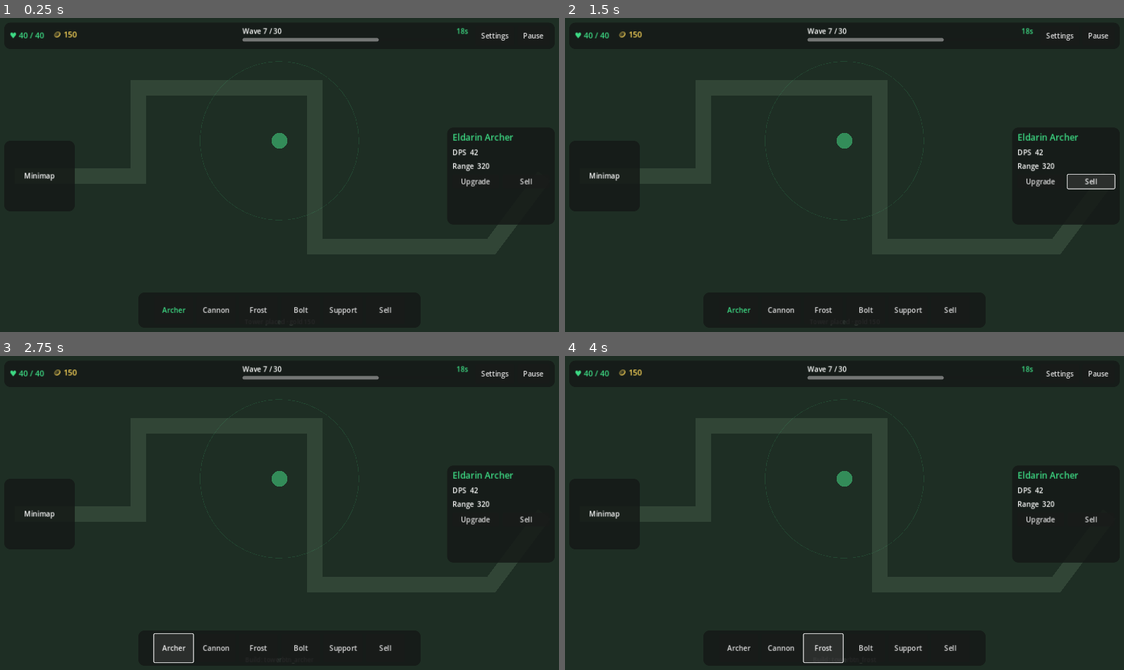
Above: before the commit, frames 1-4 (two rows, left to right).
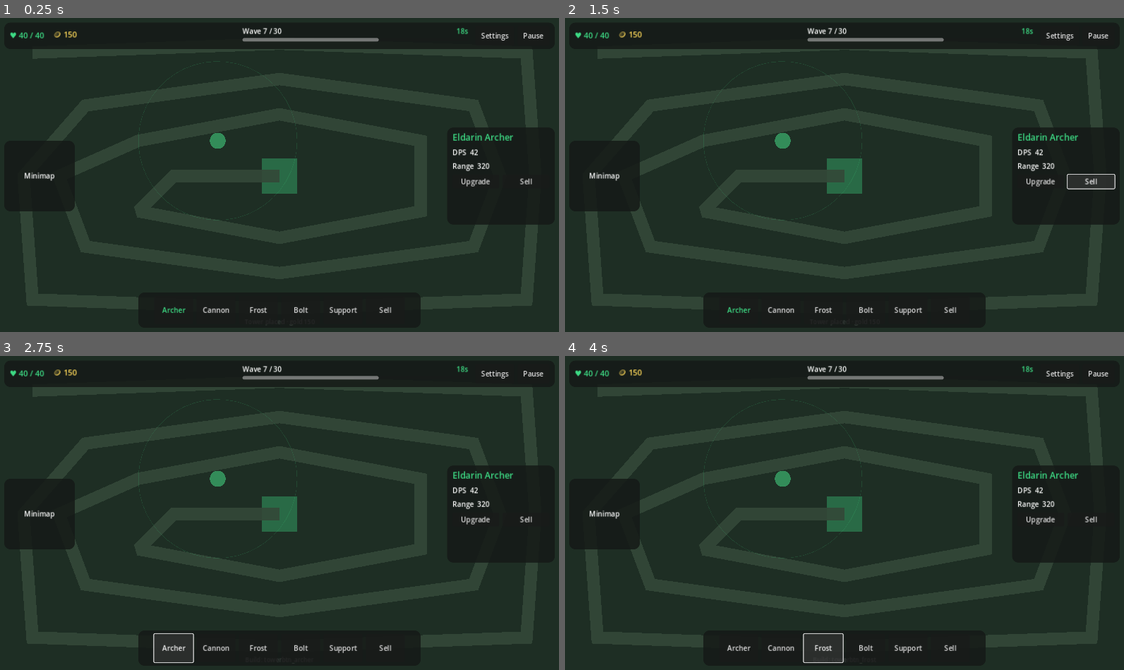
Above: after the commit, the same moments.

Repository: kennethIve/Green-TD
Game: Godot game, scene res://scenes/main.tscn
Two runs of this game, one before a commit and one after it. Both use one fixed random seed, a clock stepped at 60 frames per second and the inputs below.
Inputs:
- Up to frame 1 (0.25 s): no input
- Up to frame 2 (1.5 s): click "Upgrade" at 0.5 s; click "Sell" at 1.25 s
- Up to frame 3 (2.75 s): click "Archer" at 2 s
- Up to frame 4 (4 s): click "Cannon" at 2.75 s; click "Frost" at 3.5 s

The runs differ from the first frame. In frame 1, 1.1% of the frame differs, in the area x 26-65%, y 13-65%; in frame 2, 1.1%; in frame 3, 1.1%; in frame 4, 1.1%.

Commit message:
Align path to Green Circle: ring laps into center leak

Diff:
--- a/scenes/main.tscn
+++ b/scenes/main.tscn
@@ -19,34 +19,93 @@
 mouse_filter = 2
 color = Color(0.12, 0.18, 0.14, 1)
 
+[node name="CenterGoal" type="ColorRect" parent="."]
+z_index = -5	offset_left = 600.0
+offset_top = 320.0
+offset_right = 680.0
+offset_bottom = 400.0
+mouse_filter = 2
+color = Color(0.24, 0.86, 0.52, 0.35)
+
 [node name="CreepPath" type="Node2D" parent="."]
 script = ExtResource("3_path")
 
 [node name="P1" type="Marker2D" parent="CreepPath"]
-position = Vector2(40, 360)
+position = Vector2(80, 80)
 
 [node name="P2" type="Marker2D" parent="CreepPath"]
-position = Vector2(320, 360)
+position = Vector2(640, 60)
 
 [node name="P3" type="Marker2D" parent="CreepPath"]
-position = Vector2(320, 160)
+position = Vector2(1200, 80)
 
 [node name="P4" type="Marker2D" parent="CreepPath"]
-position = Vector2(720, 160)
+position = Vector2(1220, 360)
 
 [node name="P5" type="Marker2D" parent="CreepPath"]
-position = Vector2(720, 520)
+position = Vector2(1200, 640)
 
 [node name="P6" type="Marker2D" parent="CreepPath"]
-position = Vector2(1120, 520)
+position = Vector2(640, 660)
 
 [node name="P7" type="Marker2D" parent="CreepPath"]
-position = Vector2(1240, 360)
+position = Vector2(80, 640)
+
+[node name="P8" type="Marker2D" parent="CreepPath"]
+position = Vector2(60, 360)
+
+[node name="P9" type="Marker2D" parent="CreepPath"]
+position = Vector2(200, 200)
+
+[node name="P10" type="Marker2D" parent="CreepPath"]
+position = Vector2(640, 140)
+
+[node name="P11" type="Marker2D" parent="CreepPath"]
+position = Vector2(1080, 200)
+
+[node name="P12" type="Marker2D" parent="CreepPath"]
+position = Vector2(1140, 360)
+
+[node name="P13" type="Marker2D" parent="CreepPath"]
+position = Vector2(1080, 520)
+
+[node name="P14" type="Marker2D" parent="CreepPath"]
+position = Vector2(640, 580)
+
+[node name="P15" type="Marker2D" parent="CreepPath"]
+position = Vector2(200, 520)
+
+[node name="P16" type="Marker2D" parent="CreepPath"]
+position = Vector2(140, 360)
+
+[node name="P17" type="Marker2D" parent="CreepPath"]
+position = Vector2(320, 280)
+
+[node name="P18" type="Marker2D" parent="CreepPath"]
+position = Vector2(640, 220)
+
+[node name="P19" type="Marker2D" parent="CreepPath"]
+position = Vector2(960, 280)
+
+[node name="P20" type="Marker2D" parent="CreepPath"]
+position = Vector2(960, 440)
+
+[node name="P21" type="Marker2D" parent="CreepPath"]
+position = Vector2(640, 500)
+
+[node name="P22" type="Marker2D" parent="CreepPath"]
+position = Vector2(320, 440)
+
+[node name="P23" type="Marker2D" parent="CreepPath"]
+position = Vector2(400, 360)
+
+[node name="P24" type="Marker2D" parent="CreepPath"]
+position = Vector2(640, 360)
 
 [node name="PathLine" type="Line2D" parent="CreepPath"]
 z_index = -1
-points = PackedVector2Array(40, 360, 320, 360, 320, 160, 720, 160, 720, 520, 1120, 520, 1240, 360)
-width = 36.0
+points = PackedVector2Array(80, 80, 640, 60, 1200, 80, 1220, 360, 1200, 640, 640, 660, 80, 640, 60, 360, 200, 200, 640, 140, 1080, 200, 1140, 360, 1080, 520, 640, 580, 200, 520, 140, 360, 320, 280, 640, 220, 960, 280, 960, 440, 640, 500, 320, 440, 400, 360, 640, 360)
+width = 28.0
 default_color = Color(0.2, 0.28, 0.22, 0.9)
 
 [node name="WaveSpawner" type="Node2D" parent="."]
@@ -64,7 +123,7 @@
 offset_right = 1080.0
 offset_bottom = 708.0
 theme_override_font_sizes/font_size = 14
-text = "Space = next wave · Click = place tower"
+text = "Green Circle — Space next wave · Click place tower · Leak at CENTER"
 horizontal_alignment = 1
 
 [node name="UI" type="CanvasLayer" parent="."]
--- a/scripts/main.gd
+++ b/scripts/main.gd
@@ -1,5 +1,5 @@
 extends Node2D
-## Game loop: lives, gold, waves, win/lose. Wires HUD.
+## Game loop aligned to Green Circle TD: leak at CENTER loses a life.
 
 const START_LIVES := 40
 const START_GOLD := 200
@@ -18,19 +18,15 @@
 
 
 func _ready() -> void:
-	# Mark creeps via group when spawned — patch in spawner children
 	spawner.creep_leaked.connect(_on_leak)
 	spawner.creep_killed.connect(_on_kill)
 	spawner.wave_started.connect(_on_wave_started)
 	spawner.all_waves_cleared.connect(_on_win)
 	if hud.has_signal("build_pressed"):
 		hud.build_pressed.connect(_on_build_pressed)
-	if hud.has_signal("pause_pressed"):
-		hud.pause_pressed.connect(func() -> void: get_tree().paused = not get_tree().paused)
 	_refresh_hud()
-	status_label.text = "Click map to place archer ($%d) · Space = next wave" % TOWER_COST
-	# Auto-place one starter tower near path mid
-	_place_tower(Vector2(640, 280))
+	status_label.text = "Circle path → center leak. Space = wave · Click = tower ($%d)" % TOWER_COST
+	_place_tower(Vector2(500, 280))
 
 
 func _unhandled_input(event: InputEvent) -> void:
@@ -48,6 +44,10 @@
 func _place_tower(pos: Vector2) -> void:
 	if gold < TOWER_COST:
 		status_label.text = "Not enough gold"
+		return
+	# Soft block placing on the green center goal
+	if pos.distance_to(Vector2(640, 360)) < 50.0:
+		status_label.text = "Cannot build on center"
 		return
 	gold -= TOWER_COST
 	var t := Tower.new()
@@ -96,7 +96,6 @@
 
 func _refresh_hud() -> void:
 	if hud.has_method("set_resources"):
-		# HUD still shows current/max style when we pass lives; keep max in label via hack
 		hud.set_resources(lives, gold)
 		if hud.get_node_or_null("%LivesLabel"):
 			hud.get_node("%LivesLabel").text = "♥ %d / %d" % [lives, START_LIVES]
